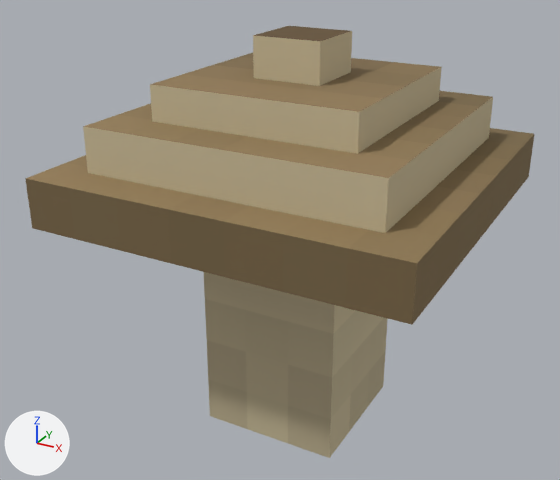
An edit to the glTF model assets/models/mushrooms/kora.gltf, drawn before and after from the same camera.
Before and after are seen from a 50 mm lens placed at (0.432, -0.843, 0.671), pointed at (-0.022, -0.018, 0.258). Every picture has the same lights, and +X, +Y and +Z are marked at lower left. The picture after the commit comes second. Vertices at exactly the same position are counted once.

Objects in the first picture: 'ridge', 'ring1', 'ring2', 'ring3', 'stem'.
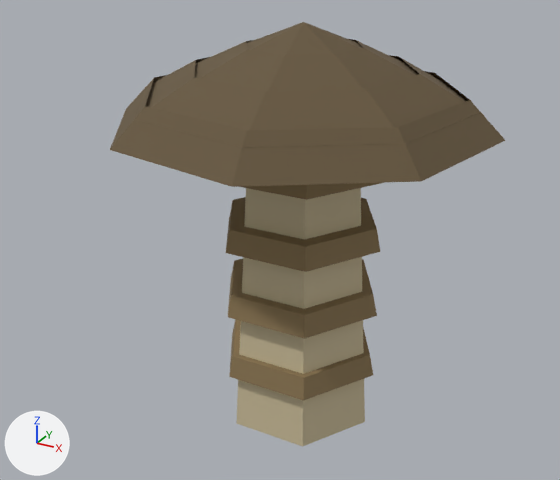
The change in detail:
Picture '0' (img_0) is new.
Material 'mushroom' (mat_mushroom) is new.
Its texture is img_0.
Its roughness is 0.82.
me_mesh_0 is used by ob_stem; location (-0.094, 0.094, 0.0).
me_mesh_0 had 8 vertices, 12 faces and spanned x 0.0..0.188, y -0.188..0.0, z 0.0..0.312.
me_mesh_0 no longer uses material mat_material_0.
me_mesh_0 now has 18 vertices, 32 faces and spans x -0.104..0.104, y -0.09..0.09, z 0.0..0.445.
me_mesh_0 part 1: the whole mesh is rebuilt.
me_mesh_0 gains material mat_mushroom (picture img_0).
Mesh me_cap_top is new.
It has 16 vertices, 22 faces and spans x -0.077..0.077, y -0.077..0.077, z 0.507..0.538.
It uses material mat_mushroom (picture img_0).
Mesh me_cap_mid_2 is new.
It has 16 vertices, 16 faces and spans x -0.148..0.148, y -0.148..0.148, z 0.476..0.512.
It uses material mat_mushroom (picture img_0).
Mesh me_cap_mid_1 is new.
It has 16 vertices, 16 faces and spans x -0.211..0.211, y -0.211..0.211, z 0.446..0.486.
It uses material mat_mushroom (picture img_0).
Mesh me_cap_rim is new.
It has 16 vertices, 22 faces and spans x -0.24..0.24, y -0.24..0.24, z 0.415..0.459.
It uses material mat_mushroom (picture img_0).
Mesh me_stem_ring_3 is new.
It is a 6-sided cut cone along z (radius 0.113 at the low end, 0.106 at the high end) spanning x -0.113..0.113, y -0.098..0.098, z 0.356..0.386.
It uses material mat_mushroom (picture img_0).
Mesh me_stem_ring_2 is new.
It is a 6-sided cut cone along z (radius 0.113 at the low end, 0.106 at the high end) spanning x -0.113..0.113, y -0.098..0.098, z 0.264..0.294.
It uses material mat_mushroom (picture img_0).
Mesh me_stem_ring_1 is new.
It is a 6-sided cut cone along z (radius 0.113 at the low end, 0.106 at the high end) spanning x -0.113..0.113, y -0.098..0.098, z 0.172..0.202.
It uses material mat_mushroom (picture img_0).
Mesh me_stem_ring_0 is new.
It is a 6-sided cut cone along z (radius 0.113 at the low end, 0.106 at the high end) spanning x -0.113..0.113, y -0.098..0.098, z 0.08..0.11.
It uses material mat_mushroom (picture img_0).
Object 'stem' (ob_stem) moves from (-0.094, 0.094, 0.0) to (0.0, 0.0, 0.0).
Object 'ring1' (ob_ring1) is deleted.
Object 'ring2' (ob_ring2) is deleted.
Object 'ring3' (ob_ring3) is deleted.
Object 'ridge' (ob_ridge) is deleted.
Object 'cap_top' (ob_cap_top) is new; it shows me_cap_top.
Its location is (0.0, 0.0, 0.0).
Object 'cap_mid_2' (ob_cap_mid_2) is new; it shows me_cap_mid_2.
Its location is (0.0, 0.0, 0.0).
Object 'cap_mid_1' (ob_cap_mid_1) is new; it shows me_cap_mid_1.
Its location is (0.0, 0.0, 0.0).
Object 'cap_rim' (ob_cap_rim) is new; it shows me_cap_rim.
Its location is (0.0, 0.0, 0.0).
Object 'stem_ring_3' (ob_stem_ring_3) is new; it shows me_stem_ring_3.
Its location is (0.0, 0.0, 0.0).
Object 'stem_ring_2' (ob_stem_ring_2) is new; it shows me_stem_ring_2.
Its location is (0.0, 0.0, 0.0).
Object 'stem_ring_1' (ob_stem_ring_1) is new; it shows me_stem_ring_1.
Its location is (0.0, 0.0, 0.0).
Object 'stem_ring_0' (ob_stem_ring_0) is new; it shows me_stem_ring_0.
Its location is (0.0, 0.0, 0.0).

Changed parts and their boxes [x1, y1, x2, y2] in the pictures (560 x 480 px):
'ring1', deleted (brown): before [25, 128, 534, 325]
'stem', reshaped, moved: before [204, 272, 388, 458]; after [237, 188, 365, 447]
'ring2', deleted (beige): before [83, 91, 493, 233]
'cap_rim', added (brown): after [110, 71, 505, 187]
'ring3', deleted (beige): before [150, 53, 442, 154]
'cap_mid_1', added (brown): after [134, 55, 481, 147]
'cap_mid_2', added (brown): after [194, 39, 417, 92]
'stem_ring_2', added (brown): after [226, 197, 380, 272]
'ridge', deleted (beige): before [253, 26, 352, 86]
'stem_ring_1', added (brown): after [228, 259, 377, 339]
'stem_ring_0', added (brown): after [229, 319, 373, 401]
'cap_top', added (brown): after [247, 22, 363, 55]
'stem_ring_3', added (brown): after [239, 183, 381, 200]
